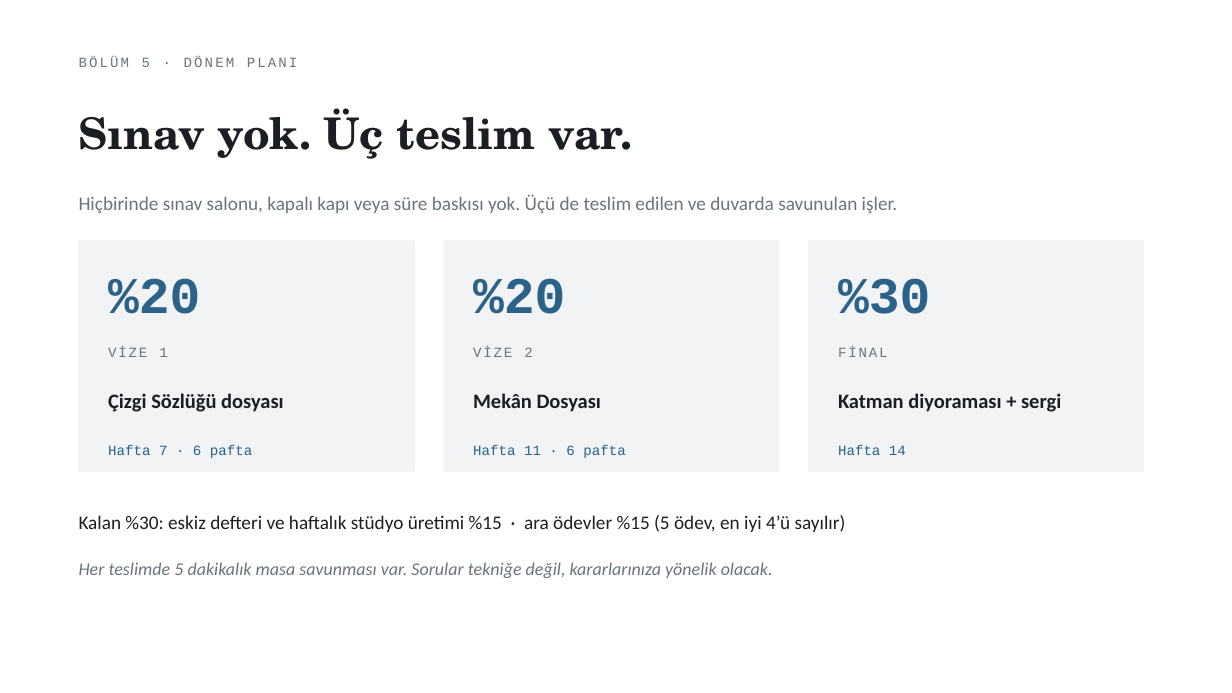
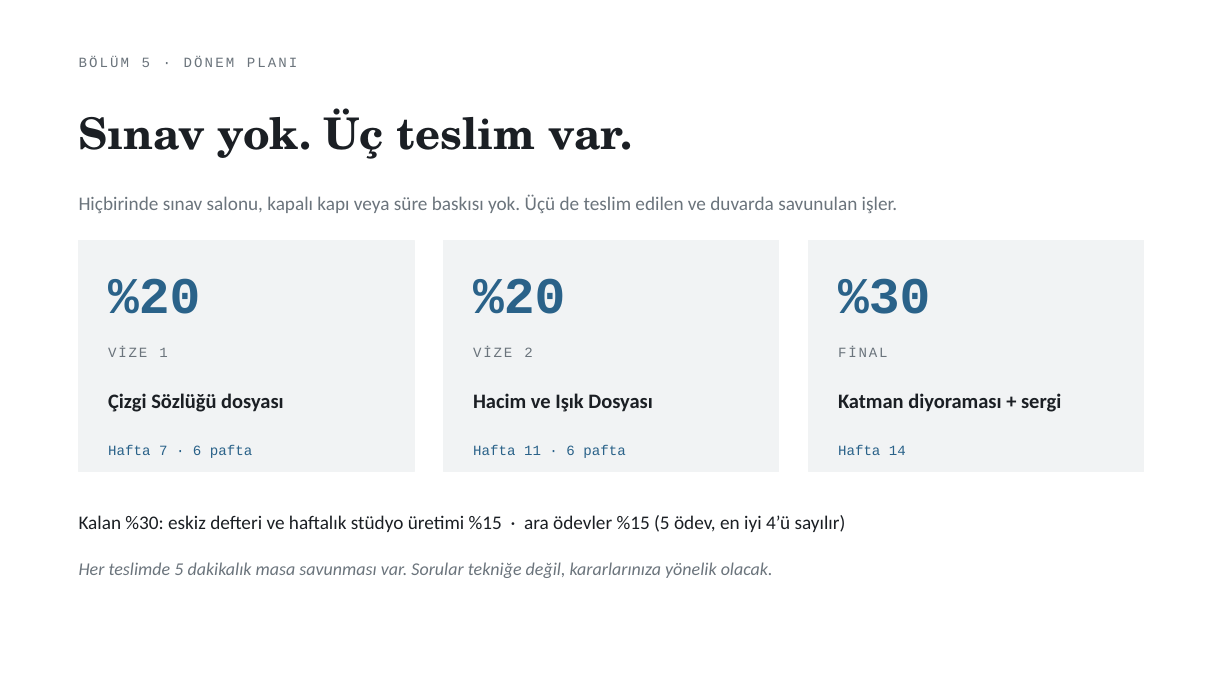
Before and after one commit to bunal91/sanat-ve-mekan, a slide deck: slide 24 of ders/serbest-cizim-teknikleri/02-1hafta-sunum.pptx. Drawn at 1232x693 pixels with LibreOffice and Linux fonts; fonts in the diff are those of the drawing. Boxes give left, top, right and bottom in pixels: in the first picture for what was removed or moved away, otherwise in the second. Text is boxed around its words. In the diff, an @@ line names an element or a change of style, - is before the commit and + after.

```diff
--- a/ders/serbest-cizim-teknikleri/02-1hafta-sunum.pptx
+++ b/ders/serbest-cizim-teknikleri/02-1hafta-sunum.pptx
@@ text at bbox=[473, 393, 652, 412]: text changed @@
-Mekân Dosyası
+Hacim ve Işık Dosyası
```
Also in this commit, not shown: 7 other slides changed, 2 other files.
